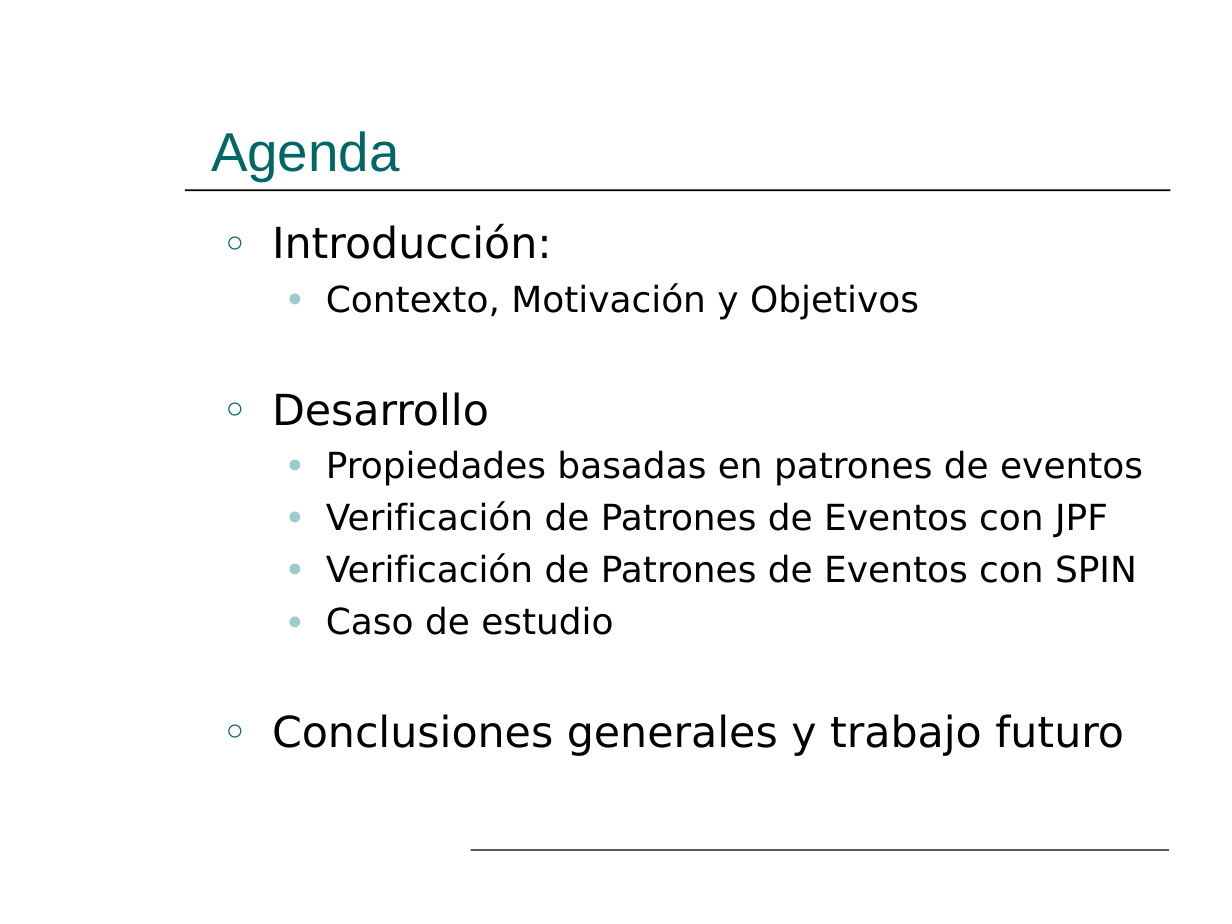
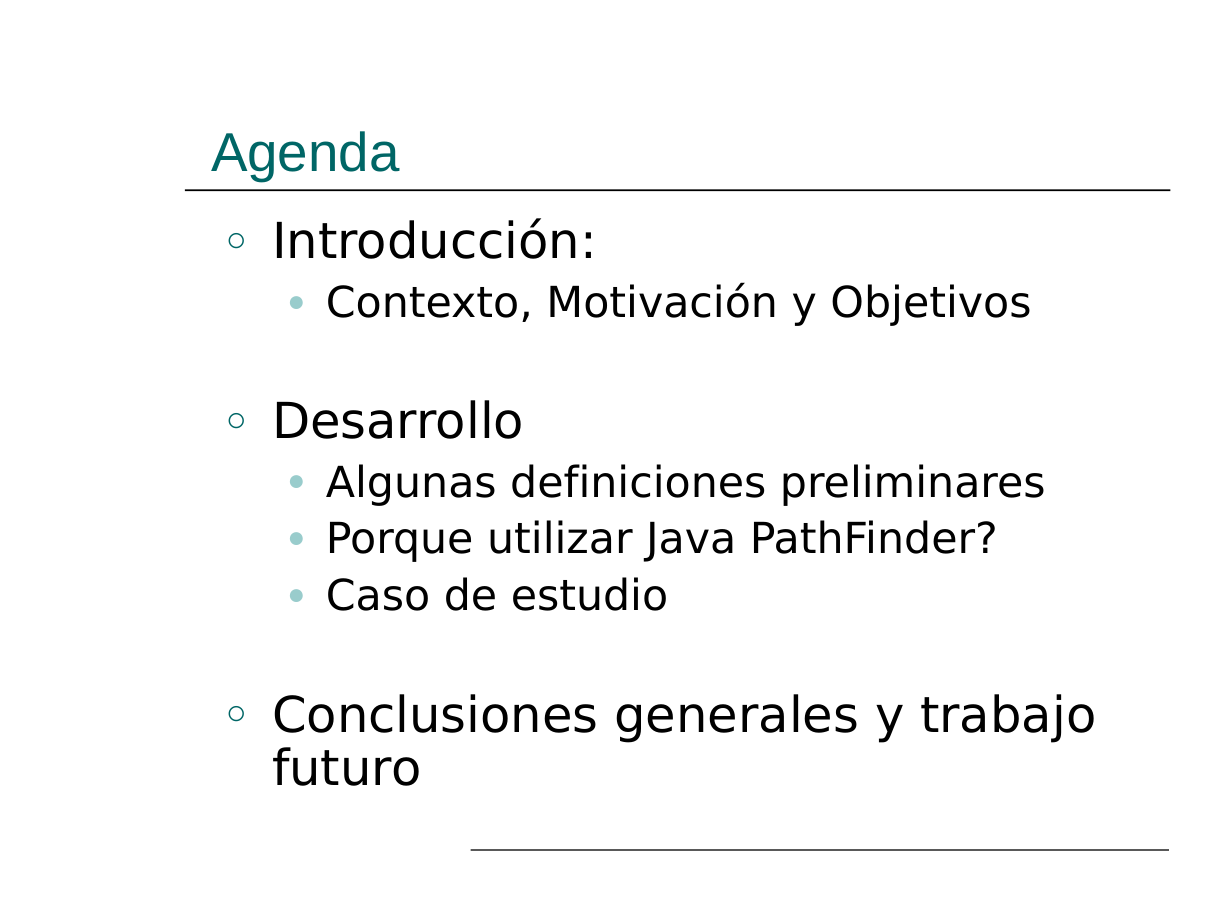
Before and after one commit to hugomelendez/tesis-jpf-2006, a slide deck: slide 2 of tesis-doc/Presentación.ppt. Drawn at 1232x924 pixels with LibreOffice and Linux fonts; fonts in the diff are those of the drawing. Boxes give left, top, right and bottom in pixels: in the first picture for what was removed or moved away, otherwise in the second. Text is boxed around its words. In the diff, an @@ line names an element or a change of style, - is before the commit and + after.

```diff
--- a/tesis-doc/Presentación.ppt
+++ b/tesis-doc/Presentación.ppt
@@ text at (272, 218, 1096, 786): size 25 to 29 pt in "Introducción:", "Desarrollo", "Conclusiones generales y trabajo futuro"; size 21 to 25 pt in "Contexto, Motivación y Objetivos", "Caso de estudio"; line spacing 1 to 0.9; more space between paragraphs @@
@@ text at (326, 464, 1046, 562): text changed; size 21 to 25 pt @@
-  ● Propiedades basadas en patrones de eventos
-  ● Verificación de Patrones de Eventos con JPF
-  ● Verificación de Patrones de Eventos con SPIN
+  ● Algunas definiciones preliminares
+  ● Porque utilizar Java PathFinder?
```
Also in this commit, not shown: 23 other slides changed, 4 slides added, 10 slides removed.
